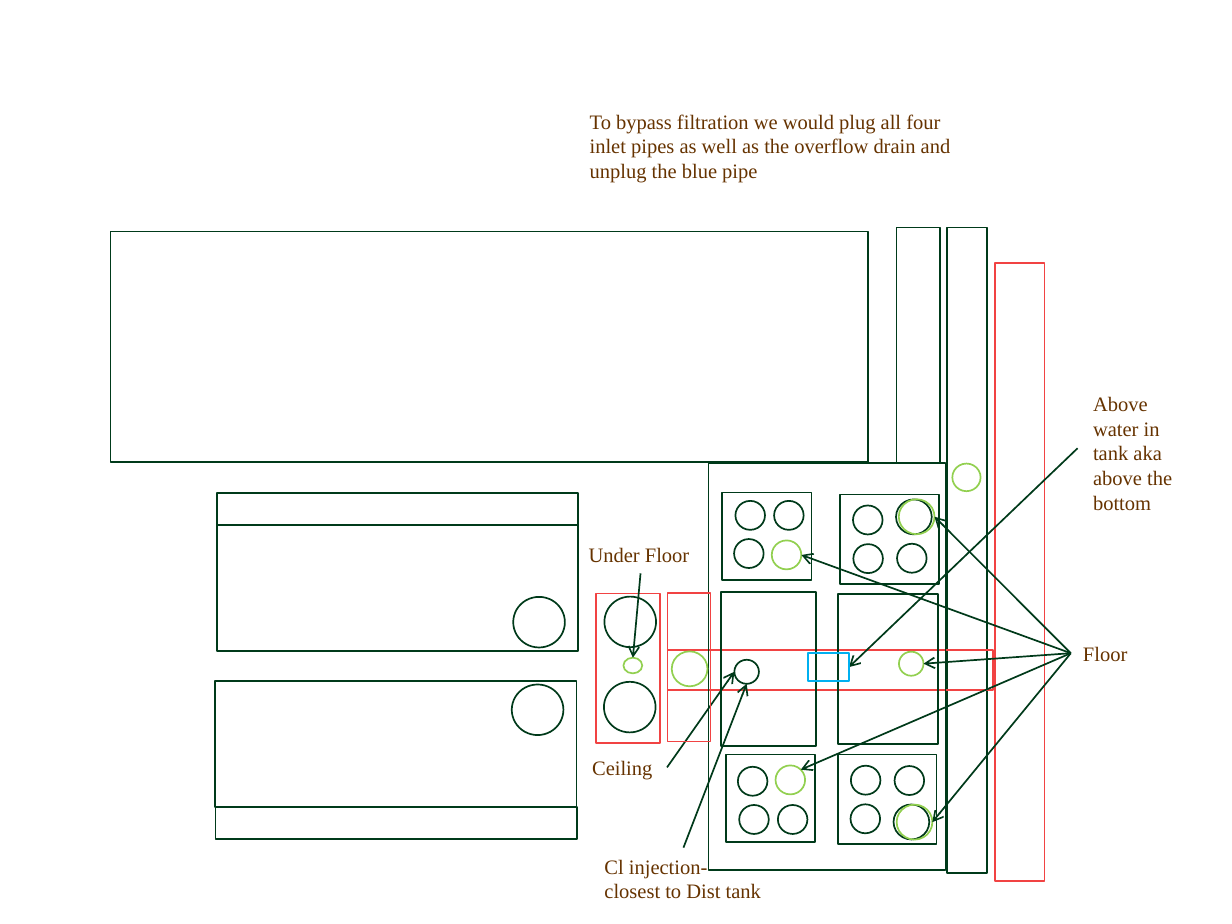
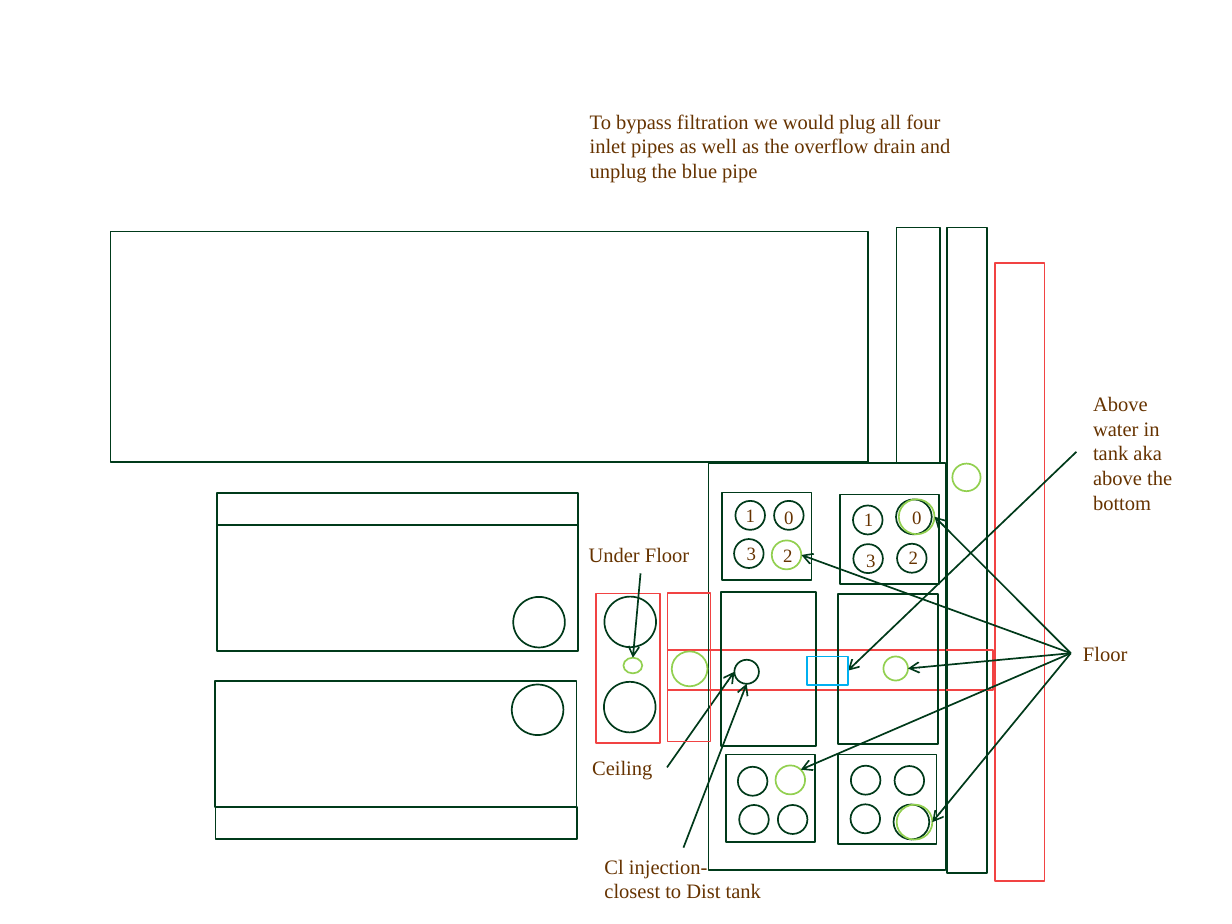
Before and after one commit to AguaClara/mathcad, a slide deck: slide 5 of Final Designs/SRSF Layout.pptx. Drawn at 1232x924 pixels with LibreOffice and Linux fonts; fonts in the diff are those of the drawing. Boxes give left, top, right and bottom in pixels: in the first picture for what was removed or moved away, otherwise in the second. Text is boxed around its words. In the diff, an @@ line names an element or a change of style, - is before the commit and + after.

```diff
--- a/Final Designs/SRSF Layout.pptx
+++ b/Final Designs/SRSF Layout.pptx
@@ arrow moved from (1078, 448) - (849, 667) to (1077, 452) - (848, 670) @@
@@ text added at (746,509,755,522), 11 pt, text #663300 @@
+1
@@ text added at (784,511,793,529), 11 pt, text #663300 @@
+0
@@ text added at (864,513,873,526), 11 pt, text #663300 @@
+1
@@ text added at (912,511,921,524), 11 pt, text #663300 @@
+0
@@ text added at (747,547,756,561), 11 pt, text #663300 @@
+3
@@ text added at (783,549,792,562), 11 pt, text #663300 @@
+2
@@ text added at (866,554,875,572), 11 pt, text #663300 @@
+3
@@ text added at (909,551,918,564), 11 pt, text #663300 @@
+2
@@ rectangle: place and size @@
-rectangle at (808,653,849,681)
+rectangle at (807,657,848,685)
@@ ellipse: place and size @@
-ellipse at (899,652,924,676)
+ellipse at (883,657,908,681)
@@ arrow moved from (1071, 653) - (924, 664) to (1071, 653) - (908, 669) @@
```
Also in this commit, not shown: 1 slide added.
